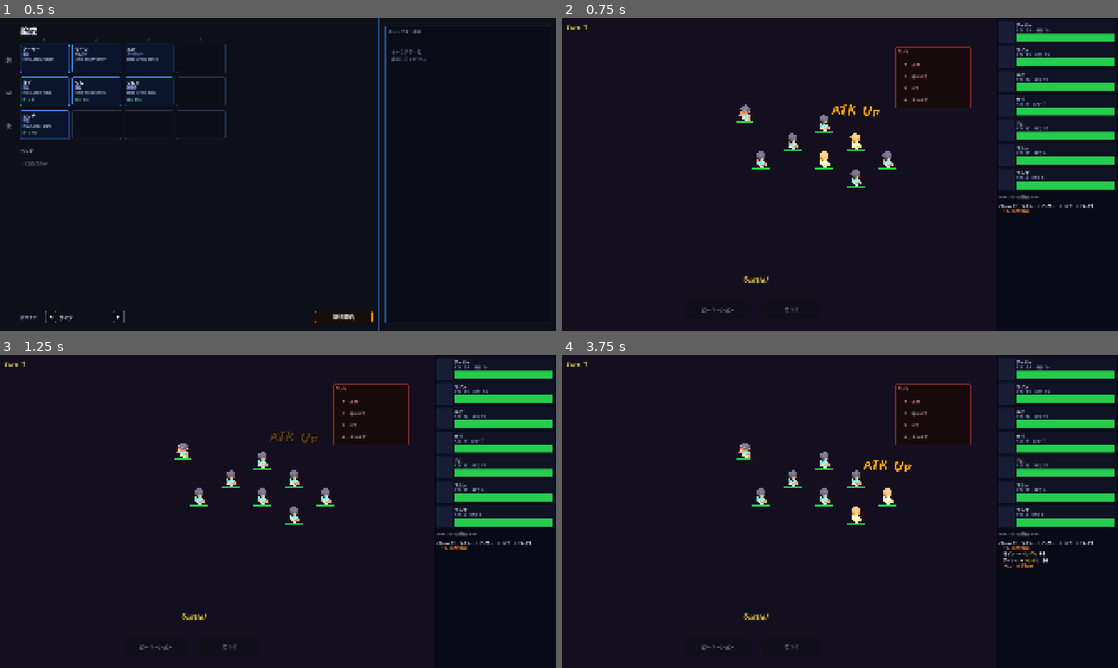
Above: before the commit, frames 1-4 (two rows, left to right).
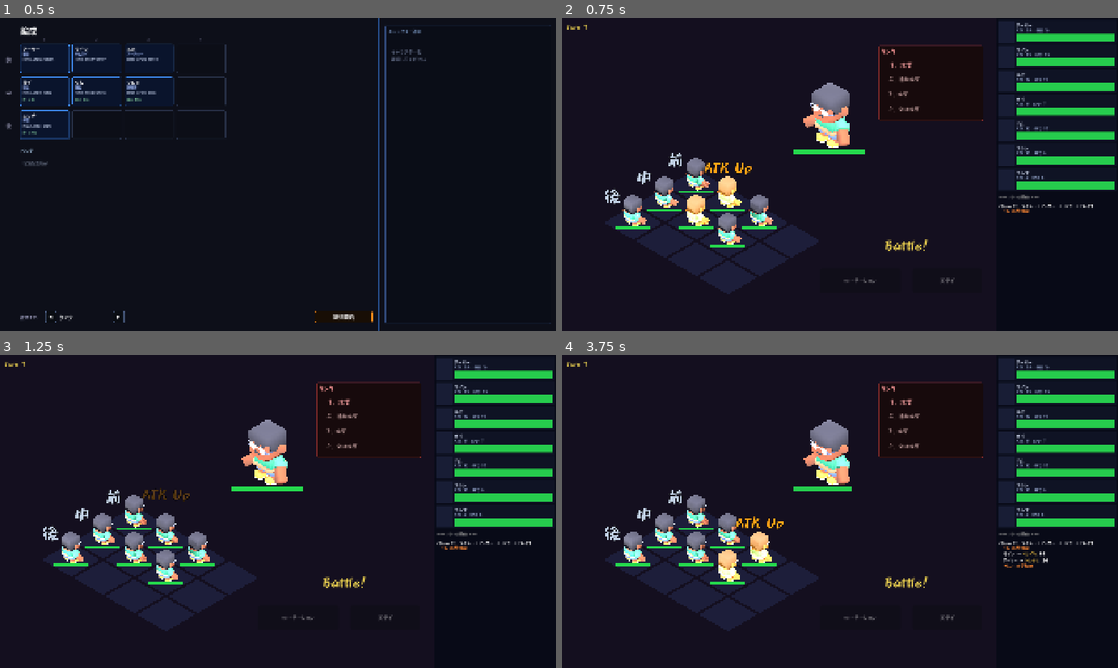
Above: after the commit, the same moments.

Repository: tamagoyaki42dev/tamagoyaki-game
Game: Godot game, scene res://scenes/formation.tscn
Same seed, same stepped clock (60 frames per second), same inputs: the game is played once before the commit and once after it.
Inputs (mouse positions are in pixels of both pictures, inside the frame that each line leads up to):
- Up to frame 1 (0.5 s): no input
- Up to frame 2 (0.75 s): click "遠征開始" at 0.5 s
- Up to frame 3 (1.25 s): no input
- Up to frame 4 (3.75 s): tap Enter at 1.25 s; move the mouse to (962, 495) at 1.27 s; hold Shift 1.28-2 s; click (962, 495) at 1.42 s; drag from (728, 527) to (812, 574) at 2.02 s; move the mouse to (895, 442) at 2.77 s; tap Ctrl at 2.85 s; click (895, 442) at 2.92 s; drag from (812, 574) to (673, 464) at 3.52 s

Frame 1 is identical in both runs. In frame 2, 11% of the frame differs, in the area x 7-76%, y 8-95%; in frame 3, 11%; in frame 4, 11%.

Commit message:
戦場グリッド・列ラベル表示、UIレイアウト @export 化、HP定数統一
- 前/中/後 列ラベル（Label3D billboard）と 4×3 半透明グリッドタイルを戦場に追加
- キャラスケール・UI配置（ボタン位置・カウントダウン・アクションパネル）を全て @export に
- BattleUI の HP定数重複を解消し BattleScene.HP_* への直接参照に統一
- コミットフローに /code-review を追加、定期整理フロー（/simplify → /code-review）をCLAUDE.mdに明文化

Co-Authored-By: Claude Sonnet 4.6 <noreply@anthropic.com>

Diff:
--- a/scenes/battle.tscn
+++ b/scenes/battle.tscn
@@ -1,69 +1,76 @@
-[gd_scene format=3]
+[gd_scene format=3 uid="uid://cnmjnyiabvdw5"]
 
-[ext_resource type="Script" path="res://scripts/battle/battle_scene.gd" id="1_bscn"]
-[ext_resource type="Script" path="res://scripts/ui/battle_ui.gd" id="2_bui"]
+[ext_resource type="Script" uid="uid://cbb67yhttd3sf" path="res://scripts/battle/battle_scene.gd" id="1_bscn"]
+[ext_resource type="Script" uid="uid://bmal2sgn2a03r" path="res://scripts/ui/battle_ui.gd" id="2_bui"]
 
-[node name="BattleScene" type="Node"]
+[node name="BattleScene" type="Node" unique_id=1899993504]
 script = ExtResource("1_bscn")
+player_char_scale = Vector3(2, 2, 2)
+enemy_char_scale = Vector3(4, 4, 4)
 
-[node name="World" type="Node3D" parent="."]
+[node name="World" type="Node3D" parent="." unique_id=675163681]
 
-[node name="Camera3D" type="Camera3D" parent="World"]
+[node name="Camera3D" type="Camera3D" parent="World" unique_id=1717128047]
 
-[node name="WorldEnvironment" type="WorldEnvironment" parent="World"]
+[node name="WorldEnvironment" type="WorldEnvironment" parent="World" unique_id=240829725]
 
-[node name="DirectionalLight3D" type="DirectionalLight3D" parent="World"]
+[node name="DirectionalLight3D" type="DirectionalLight3D" parent="World" unique_id=1081881280]
 light_energy = 1.5
 shadow_enabled = true
 
-[node name="PlayerGrid" type="Node3D" parent="World"]
+[node name="PlayerGrid" type="Node3D" parent="World" unique_id=793369952]
+transform = Transform3D(1, 0, 0, 0, 1, 0, 0, 0, 1, -0.89930177, 0, 7.186639)
 
-[node name="Slot_r0_c0" type="Marker3D" parent="World/PlayerGrid"]
-transform = Transform3D(1, 0, 0, 0, 1, 0, 0, 0, 1, 0, 0, 0)
+[node name="Slot_r0_c0" type="Marker3D" parent="World/PlayerGrid" unique_id=1113474702]
 
-[node name="Slot_r0_c1" type="Marker3D" parent="World/PlayerGrid"]
+[node name="Slot_r0_c1" type="Marker3D" parent="World/PlayerGrid" unique_id=1804008288]
 transform = Transform3D(1, 0, 0, 0, 1, 0, 0, 0, 1, 2, 0, 0)
 
-[node name="Slot_r0_c2" type="Marker3D" parent="World/PlayerGrid"]
+[node name="Slot_r0_c2" type="Marker3D" parent="World/PlayerGrid" unique_id=1166724042]
 transform = Transform3D(1, 0, 0, 0, 1, 0, 0, 0, 1, 4, 0, 0)
 
-[node name="Slot_r0_c3" type="Marker3D" parent="World/PlayerGrid"]
+[node name="Slot_r0_c3" type="Marker3D" parent="World/PlayerGrid" unique_id=890968725]
 transform = Transform3D(1, 0, 0, 0, 1, 0, 0, 0, 1, 6, 0, 0)
 
-[node name="Slot_r1_c0" type="Marker3D" parent="World/PlayerGrid"]
+[node name="Slot_r1_c0" type="Marker3D" parent="World/PlayerGrid" unique_id=1123997747]
 transform = Transform3D(1, 0, 0, 0, 1, 0, 0, 0, 1, 0, 0, 2)
 
-[node name="Slot_r1_c1" type="Marker3D" parent="World/PlayerGrid"]
+[node name="Slot_r1_c1" type="Marker3D" parent="World/PlayerGrid" unique_id=1293147071]
 transform = Transform3D(1, 0, 0, 0, 1, 0, 0, 0, 1, 2, 0, 2)
 
-[node name="Slot_r1_c2" type="Marker3D" parent="World/PlayerGrid"]
+[node name="Slot_r1_c2" type="Marker3D" parent="World/PlayerGrid" unique_id=1366211193]
 transform = Transform3D(1, 0, 0, 0, 1, 0, 0, 0, 1, 4, 0, 2)
 
-[node name="Slot_r1_c3" type="Marker3D" parent="World/PlayerGrid"]
+[node name="Slot_r1_c3" type="Marker3D" parent="World/PlayerGrid" unique_id=108293277]
 transform = Transform3D(1, 0, 0, 0, 1, 0, 0, 0, 1, 6, 0, 2)
 
-[node name="Slot_r2_c0" type="Marker3D" parent="World/PlayerGrid"]
+[node name="Slot_r2_c0" type="Marker3D" parent="World/PlayerGrid" unique_id=1150412723]
 transform = Transform3D(1, 0, 0, 0, 1, 0, 0, 0, 1, 0, 0, 4)
 
-[node name="Slot_r2_c1" type="Marker3D" parent="World/PlayerGrid"]
+[node name="Slot_r2_c1" type="Marker3D" parent="World/PlayerGrid" unique_id=231858751]
 transform = Transform3D(1, 0, 0, 0, 1, 0, 0, 0, 1, 2, 0, 4)
 
-[node name="Slot_r2_c2" type="Marker3D" parent="World/PlayerGrid"]
+[node name="Slot_r2_c2" type="Marker3D" parent="World/PlayerGrid" unique_id=494288032]
 transform = Transform3D(1, 0, 0, 0, 1, 0, 0, 0, 1, 4, 0, 4)
 
-[node name="Slot_r2_c3" type="Marker3D" parent="World/PlayerGrid"]
+[node name="Slot_r2_c3" type="Marker3D" parent="World/PlayerGrid" unique_id=1655290278]
 transform = Transform3D(1, 0, 0, 0, 1, 0, 0, 0, 1, 6, 0, 4)
 
-[node name="EnemyGrid" type="Node3D" parent="World"]
+[node name="EnemyGrid" type="Node3D" parent="World" unique_id=714317864]
 
-[node name="ESlot_0" type="Marker3D" parent="World/EnemyGrid"]
-transform = Transform3D(1, 0, 0, 0, 1, 0, 0, 0, 1, -3, 0, 2)
+[node name="ESlot_0" type="Marker3D" parent="World/EnemyGrid" unique_id=1416092646]
+transform = Transform3D(1, 0, 0, 0, 1, 0, 0, 0, 1, 0.82355595, 0, 0.48530388)
 
-[node name="Characters" type="Node3D" parent="World"]
+[node name="Characters" type="Node3D" parent="World" unique_id=1604422702]
 
-[node name="CanvasLayer" type="CanvasLayer" parent="."]
+[node name="CanvasLayer" type="CanvasLayer" parent="." unique_id=819628350]
 
-[node name="BattleUI" type="Control" parent="CanvasLayer"]
-script = ExtResource("2_bui")
+[node name="BattleUI" type="Control" parent="CanvasLayer" unique_id=365565614]
+layout_mode = 3
+anchors_preset = 15
 anchor_right = 1.0
 anchor_bottom = 1.0
+script = ExtResource("2_bui")
+countdown_y_ratio = 0.5
+action_panel_x_ratio = 0.57
+action_panel_y = 95.0
--- a/scripts/battle/battle_scene.gd
+++ b/scripts/battle/battle_scene.gd
@@ -14,6 +14,8 @@
 @export var camera_distance: float     = 15.0
 @export var camera_ortho_size: float   = 14.0
 @export var char_y_offset: float       = 0.0
+@export var player_char_scale: Vector3 = Vector3(1.0, 1.0, 1.0)
+@export var enemy_char_scale: Vector3  = Vector3(1.0, 1.0, 1.0)
 
 # HP表示バー（キャラ下）
 @export var hp_bar_y_offset: float     = -0.15
@@ -77,6 +79,15 @@
 
 # ローテーション
 @export var rotate_duration: float     = 0.55   # s
+
+# 戦場グリッド表示
+@export var grid_cell_size: Vector2      = Vector2(1.85, 1.85)
+@export var grid_cell_color: Color       = Color(0.35, 0.55, 1.0, 0.12)
+@export var grid_cell_y_offset: float    = 0.0
+@export var grid_label_font_size: int    = 48
+@export var grid_label_pixel_size: float = 0.015
+@export var grid_label_color: Color      = Color(0.85, 0.92, 1.0, 0.9)
+@export var grid_label_offset: Vector3   = Vector3(-1.3, 0.8, 0.0)
 
 const _FLASH_CODE := """
 shader_type spatial;
@@ -158,6 +169,26 @@
 	_env_node.environment = env
 
 	_light.look_at_from_position(Vector3(5.0, 8.0, 5.0), Vector3.ZERO, Vector3.UP)
+	_setup_grid_overlay()
+
+func _setup_grid_overlay() -> void:
+	const ROW_NAMES := ["前", "中", "後"]
+	for row: int in RotationGrid.ROW_COUNT:
+		for col: int in RotationGrid.MAX_PER_ROW:
+			var m: Marker3D = _get_player_marker(row, col)
+			if m:
+				var tile := _make_grid_cell(
+					m.position + Vector3(0.0, grid_cell_y_offset, 0.0),
+					grid_cell_size, grid_cell_color)
+				_player_grid.add_child(tile)
+		var m0: Marker3D = _get_player_marker(row, 0)
+		if m0:
+			var lbl := _make_row_label(ROW_NAMES[row],
+				m0.position + grid_label_offset,
+				grid_label_font_size, grid_label_pixel_size, grid_label_color)
+			if _label_font:
+				lbl.font = _label_font
+			_player_grid.add_child(lbl)
 
 func _start_battle() -> void:
 	_manager = BattleManager.new()
@@ -225,6 +256,34 @@
 		CharacterJob.Type.MAGE, CharacterJob.Type.WITCH, CharacterJob.Type.ILLUSIONIST, CharacterJob.Type.SHAMAN, CharacterJob.Type.SHRINE_MAIDEN:
 			return magic_color
 	return melee_color
+
+static func _make_grid_cell(pos: Vector3, size: Vector2, cell_color: Color) -> MeshInstance3D:
+	var mi := MeshInstance3D.new()
+	var plane := PlaneMesh.new()
+	plane.size = size
+	mi.mesh = plane
+	var mat := StandardMaterial3D.new()
+	mat.albedo_color = cell_color
+	mat.transparency = BaseMaterial3D.TRANSPARENCY_ALPHA
+	mat.shading_mode = BaseMaterial3D.SHADING_MODE_UNSHADED
+	mat.cull_mode = BaseMaterial3D.CULL_DISABLED
+	mi.material_override = mat
+	mi.position = pos
+	return mi
+
+static func _make_row_label(text: String, pos: Vector3, font_size: int,
+		pixel_size: float, label_color: Color) -> Label3D:
+	var lbl := Label3D.new()
+	lbl.text = text
+	lbl.font_size = font_size
+	lbl.pixel_size = pixel_size
+	lbl.billboard = BaseMaterial3D.BILLBOARD_ENABLED
+	lbl.no_depth_test = true
+	lbl.modulate = label_color
+	lbl.outline_size = 4
+	lbl.outline_modulate = Color(0.0, 0.0, 0.0, 0.8)
+	lbl.position = pos
+	return lbl
 
 func _spawn_damage_label(pos: Vector3, text: String, color: Color) -> void:
 	var lbl := Label3D.new()
@@ -387,12 +446,13 @@
 		return HP_COLOR_YELLOW
 	return HP_COLOR_GREEN
 
-func _spawn_char(marker: Marker3D, y_rot: float) -> Node3D:
+func _spawn_char(marker: Marker3D, y_rot: float, scale: Vector3) -> Node3D:
 	var res: PackedScene = load(CHAR_PATH)
 	if not res:
 		return null
 	var ch: Node3D = res.instantiate()
 	ch.rotation_degrees.y = y_rot
+	ch.scale = scale
 	ch.position = marker.global_position + Vector3(0.0, char_y_offset, 0.0)
 	_characters.add_child(ch)
 	var anim: AnimationPlayer = ch.find_child("AnimationPlayer", true, false) as AnimationPlayer
@@ -442,13 +502,13 @@
 	for unit: BattleUnit in pg.get_all_alive():
 		var m: Marker3D = _get_player_marker(unit.row, unit.col)
 		if m:
-			var ch := _spawn_char(m, 180.0)
+			var ch := _spawn_char(m, 180.0, player_char_scale)
 			_unit_nodes[unit] = ch
 			_spawn_hp_bar(ch, unit)
 	for unit: BattleUnit in eg.get_all_alive():
 		var m: Marker3D = _get_enemy_marker(0)
 		if m:
-			var ch := _spawn_char(m, 0.0)
+			var ch := _spawn_char(m, 0.0, enemy_char_scale)
 			_unit_nodes[unit] = ch
 			_spawn_hp_bar(ch, unit)
 
--- a/scripts/ui/battle_ui.gd
+++ b/scripts/ui/battle_ui.gd
@@ -5,11 +5,6 @@
 const LOG_SPLIT    := 0.55
 const PORTRAIT_W   := 56.0
 
-const HP_YELLOW_THRESHOLD := 0.5
-const HP_RED_THRESHOLD    := 0.25
-const HP_COLOR_GREEN  := Color(0.15, 0.80, 0.30)
-const HP_COLOR_YELLOW := Color(0.90, 0.78, 0.05)
-const HP_COLOR_RED    := Color(0.85, 0.18, 0.10)
 
 var _font: Font = null
 var _manager: BattleManager = null
@@ -27,7 +22,24 @@
 var _bar_fills: Dictionary = {}    # BattleUnit → StyleBoxFlat
 var _party_entries: Dictionary = {} # BattleUnit → Panel
 
-@export var countdown_seconds: float = 3.0
+@export_range(1.0, 10.0, 0.5) var countdown_seconds: float = 3.0
+
+# UIレイアウト（_ratio 系は画面幅・高さに対する比率）
+@export_range(0.0, 1.0, 0.01) var ui_center_x_ratio: float    = 0.62
+@export_range(0.0, 1.0, 0.01) var btn_y_ratio: float          = 0.80
+@export var rotate_btn_size: Vector2                           = Vector2(280.0, 85.0)
+@export var stay_btn_size: Vector2                             = Vector2(240.0, 85.0)
+@export_range(0.0, 1.0, 0.01) var countdown_y_ratio: float    = 0.65
+@export_range(12, 120, 2)     var countdown_font_size: int    = 72
+@export_range(0.0, 1.0, 0.01) var phase_lbl_y_ratio: float    = 0.70
+@export_range(12, 80, 1)      var phase_font_size: int        = 44
+@export_range(0.0, 1.0, 0.01) var action_panel_x_ratio: float  = 0.60
+@export_range(0.0, 400.0, 1.0) var action_panel_y: float       = 80.0
+@export_range(100.0, 800.0, 5.0) var action_panel_w: float     = 360.0
+@export_range(10, 40, 1) var action_panel_title_font_size: int = 22
+@export_range(10, 36, 1) var action_panel_item_font_size: int  = 18
+@export_range(20.0, 80.0, 2.0) var action_panel_row_h: float   = 52.0
+
 var _countdown_time: float = -1.0
 var _countdown_lbl: Label
 var _pending_rotate: bool = false
@@ -115,17 +127,17 @@
 
 	_turn_lbl = _lbl(self, "Turn 0", Vector2(16.0, 16.0), 22, Color(0.88, 0.78, 0.30))
 
-	_phase_lbl = _lbl(self, "", Vector2(sw * 0.35 - 100.0, sh * 0.82), 26, Color(0.88, 0.78, 0.30))
+	var cx := sw * ui_center_x_ratio
+	var btn_y := sh * btn_y_ratio
+	_phase_lbl = _lbl(self, "", Vector2(cx - 100.0, sh * phase_lbl_y_ratio), phase_font_size, Color(0.88, 0.78, 0.30))
 	_phase_lbl.size = Vector2(200.0, 40.0)
 	_phase_lbl.horizontal_alignment = HORIZONTAL_ALIGNMENT_CENTER
-	_countdown_lbl = _lbl(self, "", Vector2(sw * 0.35 - 45.0, sh * 0.72), 64, Color(1.0, 0.85, 0.2))
-
-	var cx := sw * 0.35
-	var btn_y := sh * 0.90
-	_rotate_btn = _build_btn("ローテーション", Vector2(cx - 250.0, btn_y),
-		Vector2(230.0, 70.0), Color(0.55, 0.28, 0.03), _on_rotate_pressed)
+	_countdown_lbl = _lbl(self, "", Vector2(cx - 45.0, sh * countdown_y_ratio), countdown_font_size, Color(1.0, 0.85, 0.2))
+
+	_rotate_btn = _build_btn("ローテーション", Vector2(cx - rotate_btn_size.x - 20.0, btn_y),
+		rotate_btn_size, Color(0.55, 0.28, 0.03), _on_rotate_pressed)
 	_stay_btn = _build_btn("ステイ", Vector2(cx + 20.0, btn_y),
-		Vector2(200.0, 70.0), Color(0.03, 0.36, 0.40), _on_stay_pressed)
+		stay_btn_size, Color(0.03, 0.36, 0.40), _on_stay_pressed)
 	_rotate_btn.disabled = true
 	_stay_btn.disabled = true
 
@@ -179,7 +191,7 @@
 		bar.value = float(unit.hp)
 		bar.show_percentage = false
 		var bar_fill := StyleBoxFlat.new()
-		bar_fill.bg_color = HP_COLOR_GREEN
+		bar_fill.bg_color = BattleScene.HP_COLOR_GREEN
 		bar_fill.set_corner_radius_all(2)
 		bar.add_theme_stylebox_override("fill", bar_fill)
 		var bar_bg := StyleBoxFlat.new()
@@ -222,11 +234,11 @@
 		fill.bg_color = _get_hp_color(clampf(float(unit.hp) / float(unit.hp_max), 0.0, 1.0))
 
 func _get_hp_color(pct: float) -> Color:
-	if pct < HP_RED_THRESHOLD:
-		return HP_COLOR_RED
-	if pct < HP_YELLOW_THRESHOLD:
-		return HP_COLOR_YELLOW
-	return HP_COLOR_GREEN
+	if pct < BattleScene.HP_RED_THRESHOLD:
+		return BattleScene.HP_COLOR_RED
+	if pct < BattleScene.HP_YELLOW_THRESHOLD:
+		return BattleScene.HP_COLOR_YELLOW
+	return BattleScene.HP_COLOR_GREEN
 
 func _log_add(text: String) -> void:
 	_log.append_text(text + "\n")
@@ -328,10 +340,10 @@
 		return
 	var vp := get_viewport().get_visible_rect().size
 	var cycle: Array = _enemy_data.action_cycle
-	var px := vp.x * 0.60
-	var py := 100.0
-	var pw := 260.0
-	var sh := 40.0
+	var px := vp.x * action_panel_x_ratio
+	var py := action_panel_y
+	var pw := action_panel_w
+	var sh := action_panel_row_h
 	var ph := 44.0 + cycle.size() * sh + 8.0
 
 	_action_panel = Control.new()
@@ -349,7 +361,7 @@
 	_action_panel.add_child(bg)
 
 	_lbl(_action_panel, _enemy_data.get_stat_type_name(),
-		Vector2(px + 8.0, py + 6.0), 16, Color(0.92, 0.55, 0.55))
+		Vector2(px + 8.0, py + 6.0), action_panel_title_font_size, Color(0.92, 0.55, 0.55))
 
 	var slot := _enemy_slot % cycle.size()
 	for i: int in cycle.size():
@@ -358,5 +370,5 @@
 		var txt := ("▶ " if is_now else "   ") + \
 			"%d. %s" % [i + 1, EnemyData.get_action_label(cycle[i])]
 		_lbl(_action_panel, txt, Vector2(px + 8.0, sy + 8.0),
-			16 if is_now else 14,
+			action_panel_title_font_size if is_now else action_panel_item_font_size,
 			Color(1.0, 0.65, 0.65) if is_now else Color(0.68, 0.55, 0.55))
--- /dev/null
+++ b/tests/test_battle_scene_grid.gd
@@ -0,0 +1,74 @@
+extends GutTest
+
+# _make_grid_cell / _make_row_label は static func なので BattleScene インスタンス不要
+# Marker3D 座標は battle.tscn 定義値（col間隔2m / row間隔2m）に基づく
+
+const _CELL_SIZE  := Vector2(1.85, 1.85)
+const _CELL_COLOR := Color(0.35, 0.55, 1.0, 0.12)
+
+# ── 列ラベル ────────────────────────────────────────────────
+
+func test_row_label_front_text() -> void:
+	var lbl := BattleScene._make_row_label("前", Vector3.ZERO, 48, 0.015, Color.WHITE)
+	assert_eq(lbl.text, "前", "前ラベルのテキスト")
+	lbl.free()
+
+func test_row_label_mid_text() -> void:
+	var lbl := BattleScene._make_row_label("中", Vector3.ZERO, 48, 0.015, Color.WHITE)
+	assert_eq(lbl.text, "中", "中ラベルのテキスト")
+	lbl.free()
+
+func test_row_label_back_text() -> void:
+	var lbl := BattleScene._make_row_label("後", Vector3.ZERO, 48, 0.015, Color.WHITE)
+	assert_eq(lbl.text, "後", "後ラベルのテキスト")
+	lbl.free()
+
+func test_row_label_billboard_enabled() -> void:
+	var lbl := BattleScene._make_row_label("前", Vector3.ZERO, 48, 0.015, Color.WHITE)
+	assert_eq(lbl.billboard, BaseMaterial3D.BILLBOARD_ENABLED, "ビルボード有効")
+	lbl.free()
+
+func test_row_label_position() -> void:
+	# Slot_r0_c0=(0,0,0) に grid_label_offset=(-1.3,0.8,0) を加えた位置
+	var pos := Vector3(-1.3, 0.8, 0.0)
+	var lbl := BattleScene._make_row_label("前", pos, 48, 0.015, Color.WHITE)
+	assert_almost_eq(lbl.position.x, -1.3, 0.001, "X（左オフセット）")
+	assert_almost_eq(lbl.position.y,  0.8, 0.001, "Y（高さ）")
+	assert_almost_eq(lbl.position.z,  0.0, 0.001, "Z（前列z=0）")
+	lbl.free()
+
+# ── セルタイル ──────────────────────────────────────────────
+
+func test_grid_cell_is_mesh_instance() -> void:
+	var tile := BattleScene._make_grid_cell(Vector3.ZERO, _CELL_SIZE, _CELL_COLOR)
+	assert_is(tile, MeshInstance3D, "MeshInstance3D 型")
+	tile.free()
+
+func test_grid_cell_has_plane_mesh() -> void:
+	var tile := BattleScene._make_grid_cell(Vector3.ZERO, _CELL_SIZE, _CELL_COLOR)
+	assert_is(tile.mesh, PlaneMesh, "メッシュが PlaneMesh")
+	tile.free()
+
+func test_grid_cell_position_row0_col0() -> void:
+	# Slot_r0_c0 の global_position = (0,0,0)
+	var pos := Vector3(0.0, 0.0, 0.0)
+	var tile := BattleScene._make_grid_cell(pos, _CELL_SIZE, _CELL_COLOR)
+	assert_almost_eq(tile.position.x, 0.0, 0.001, "X = col0")
+	assert_almost_eq(tile.position.z, 0.0, 0.001, "Z = row0")
+	tile.free()
+
+func test_grid_cell_position_row1_col2() -> void:
+	# Slot_r1_c2 の global_position = (4,0,2)
+	var pos := Vector3(4.0, 0.0, 2.0)
+	var tile := BattleScene._make_grid_cell(pos, _CELL_SIZE, _CELL_COLOR)
+	assert_almost_eq(tile.position.x, 4.0, 0.001, "X = col2（4m）")
+	assert_almost_eq(tile.position.z, 2.0, 0.001, "Z = row1（2m）")
+	tile.free()
+
+func test_grid_cell_position_row2_col3() -> void:
+	# Slot_r2_c3 の global_position = (6,0,4)（グリッド右奥端）
+	var pos := Vector3(6.0, 0.0, 4.0)
+	var tile := BattleScene._make_grid_cell(pos, _CELL_SIZE, _CELL_COLOR)
+	assert_almost_eq(tile.position.x, 6.0, 0.001, "X = col3（6m）")
+	assert_almost_eq(tile.position.z, 4.0, 0.001, "Z = row2（4m）")
+	tile.free()
Not shown, added: tests/test_battle_scene_grid.gd.uid
Not shown, changed: CLAUDE.md
Not shown, changed: devlog/2026-06-20.md
